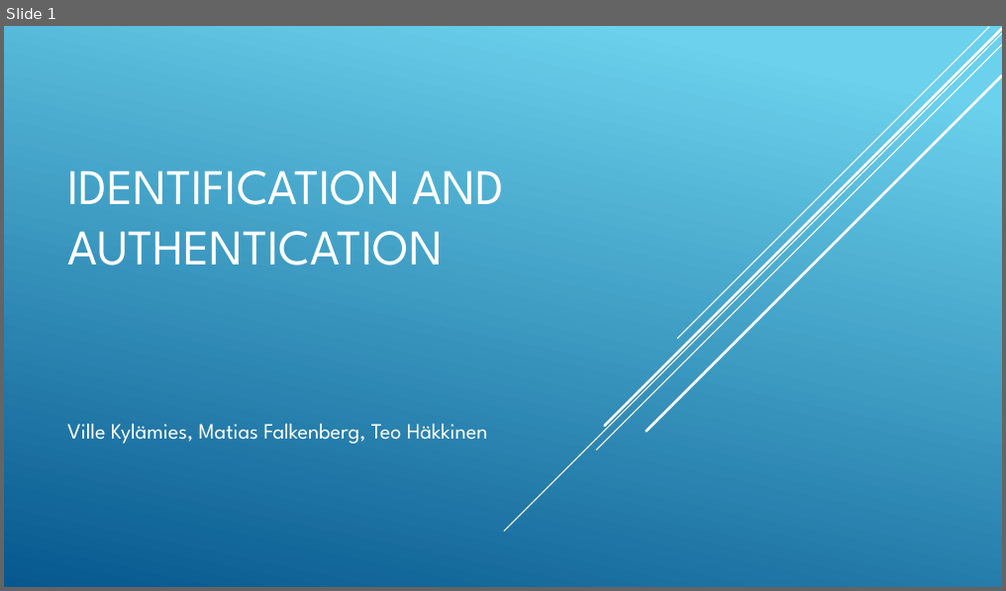
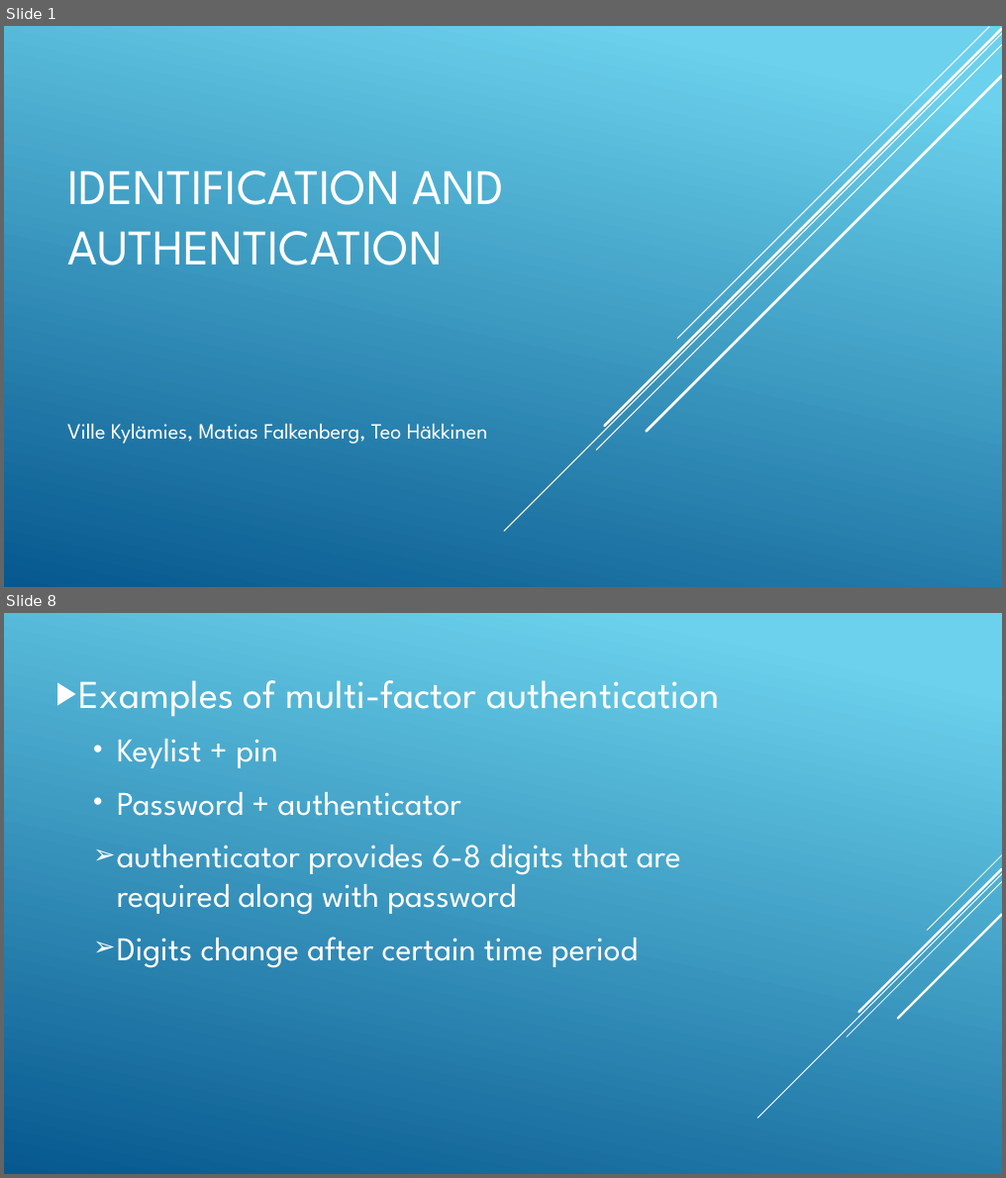
Before and after one commit to Kylisville/Repository-of-Kylis, a slide deck: Identification and authentication.pptx. Shown one above the other, each under a label of ours: slide 1 before the commit, slides 1 and 8 after it; the slides between them are not shown. The pictures are 1006x591 and 1006x1178 pixels, drawn with LibreOffice and Linux fonts; fonts in the diff are those of the drawing. Boxes give left, top, right and bottom in pixels: in the first picture for what was removed or moved away, otherwise in the second. Text is boxed around its words. In the diff, an @@ line names an element or a change of style, - is before the commit and + after.

```diff
--- a/Identification and authentication.pptx
+++ b/Identification and authentication.pptx
@@ slide 8 added at [4, 613, 1002, 1174], background gradient #6ED2EB to #06588E @@
@@ text added at [79, 680, 720, 968], 32 pt, text #FFFFFF @@
+▶ Examples of multi-factor authentication
+  • Keylist + pin
+  • Password + authenticator
+  ➢ authenticator provides 6-8 digits that are required along with password
+  ➢ Digits change after certain time period
@@ group added at [757, 856, 1002, 1118]: 5 lines @@
```
Also in this commit, not shown: 2 slides changed, 7 other slides added.
